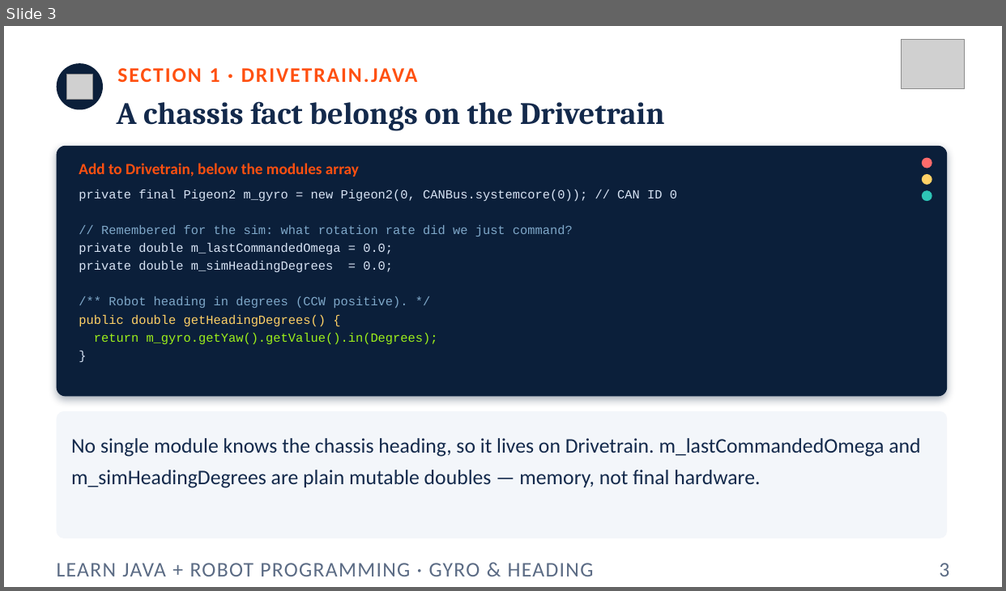
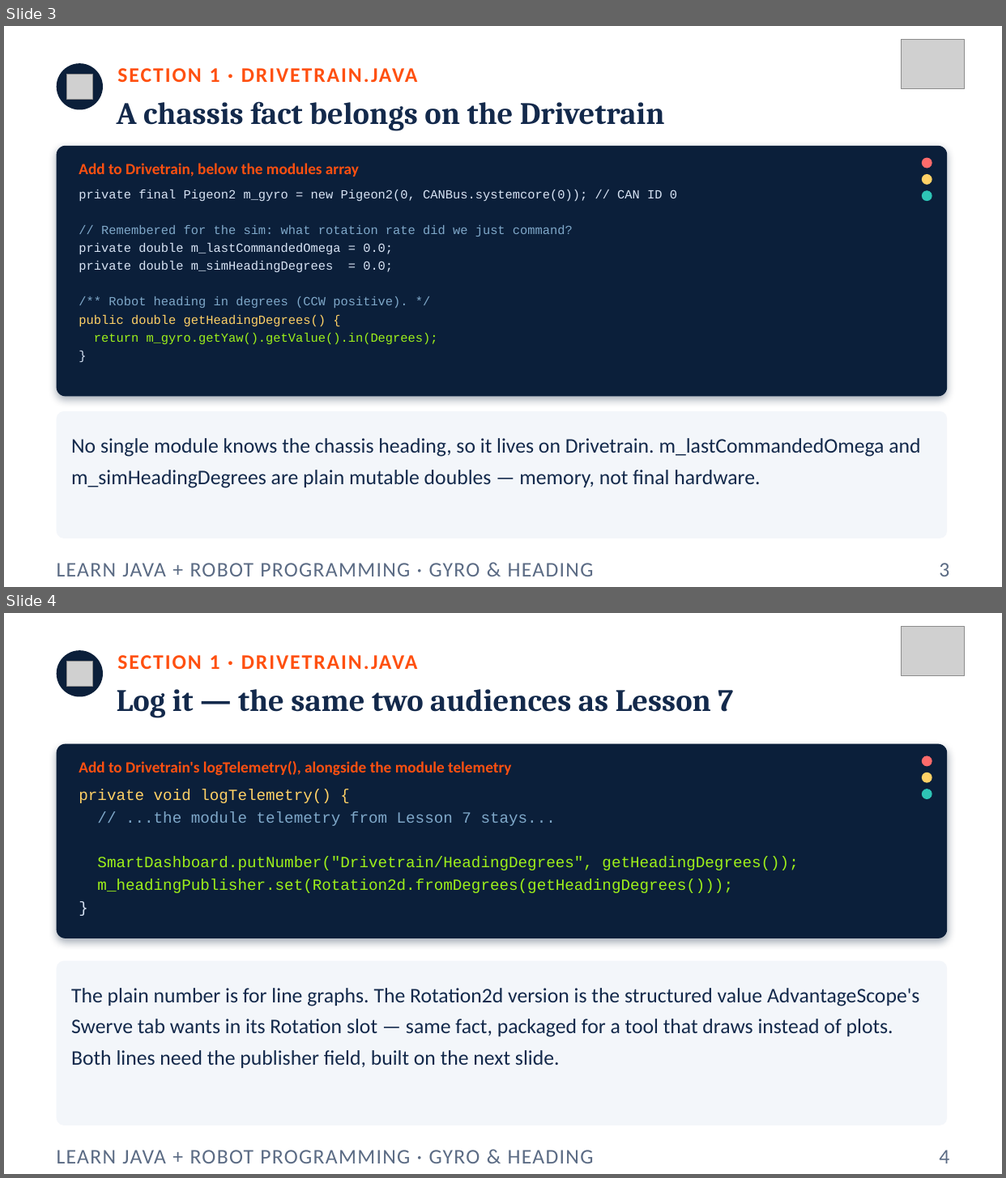
Before and after one commit to FRC5010/BasicRobotLessons, a slide deck: docs/presentations/v3/08-gyro-heading.pptx. Shown one above the other, each under a label of ours: slide 3 before the commit, slides 3 and 4 after it. The pictures are 1006x591 and 1006x1178 pixels, drawn with LibreOffice and Linux fonts; fonts in the diff are those of the drawing; grey boxes stand for pictures. Boxes give left, top, right and bottom in pixels: in the first picture for what was removed or moved away, otherwise in the second. Text is boxed around its words. In the diff, an @@ line names an element or a change of style, - is before the commit and + after.

```diff
--- a/docs/presentations/v3/08-gyro-heading.pptx
+++ b/docs/presentations/v3/08-gyro-heading.pptx
@@ slide 4 added at box(4, 613, 1002, 1174), background #FFFFFF @@
@@ picture added at box(901, 627, 965, 676) @@
@@ ellipse added at box(57, 650, 103, 697), fill #0B1F3A @@
@@ picture added at box(67, 661, 92, 687) @@
@@ text added at box(117, 655, 418, 669), 20 pt, text #FF5010, bold @@
+SECTION 1 · DRIVETRAIN.JAVA
@@ text added at box(117, 689, 733, 718), 30 pt, text #13294B, bold @@
+Log it — the same two audiences as Lesson 7
@@ rounded rectangle added at box(57, 744, 948, 939), fill #0B1F3A @@
@@ ellipse added at box(922, 756, 932, 766), fill #FF6B6B @@
@@ text added at box(79, 761, 511, 776), 15 pt, text #FF5010, bold @@
+Add to Drivetrain's logTelemetry(), alongside the module telemetry
@@ ellipse added at box(922, 773, 932, 783), fill #FFD166 @@
@@ text added at box(79, 790, 798, 893), 15 pt, text #9EF01A @@
+private void logTelemetry() {
+// ...the module telemetry from Lesson 7 stays...
+SmartDashboard.putNumber("Drivetrain/HeadingDegrees", getHeadingDegrees());
+m_headingPublisher.set(Rotation2d.fromDegrees(getHeadingDegrees()));
+}
@@ ellipse added at box(922, 789, 932, 799), fill #2EC4B6 @@
@@ rounded rectangle added at box(57, 961, 948, 1126), fill #F3F6FA @@
@@ text added at box(71, 988, 919, 1068), 20 pt, text #13294B @@
+The plain number is for line graphs. The Rotation2d version is the structured value AdvantageScope's Swerve tab wants in its Rotation slot — same fact, packaged for a tool that draws instead of plots. Both lines need the publisher field, built on the next slide.
@@ text added at box(57, 1150, 594, 1164), 20 pt, text #5B6B84 @@
+LEARN JAVA + ROBOT PROGRAMMING · GYRO & HEADING
@@ text added at box(939, 1150, 949, 1164), 20 pt, text #5B6B84 @@
+4
```
Also in this commit, not shown: 9 slides changed, 4 other slides added, 2 other files.
